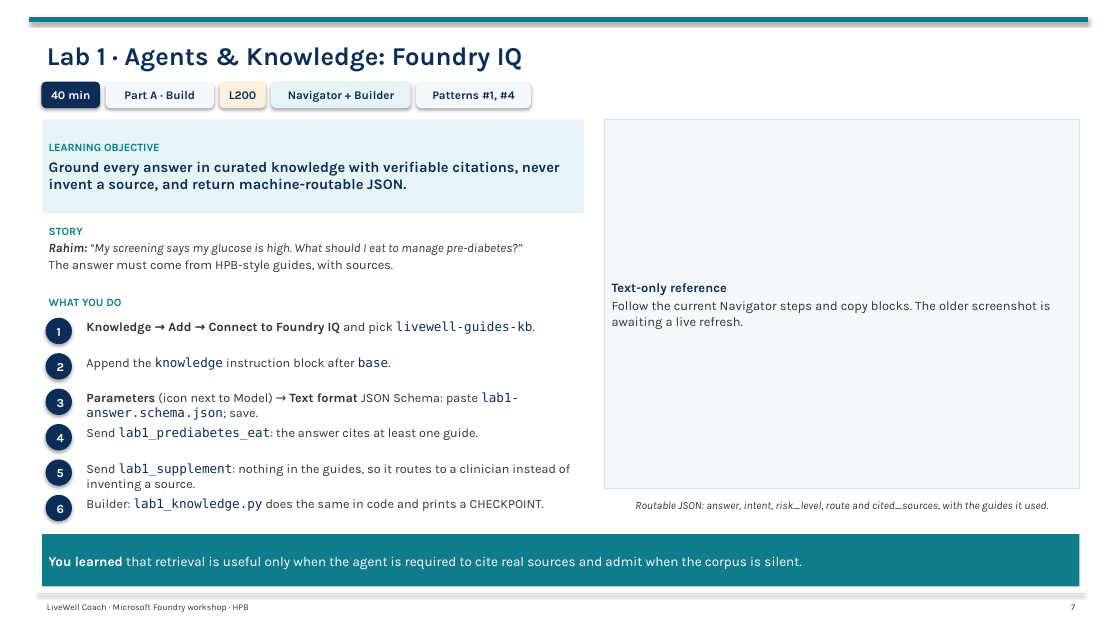
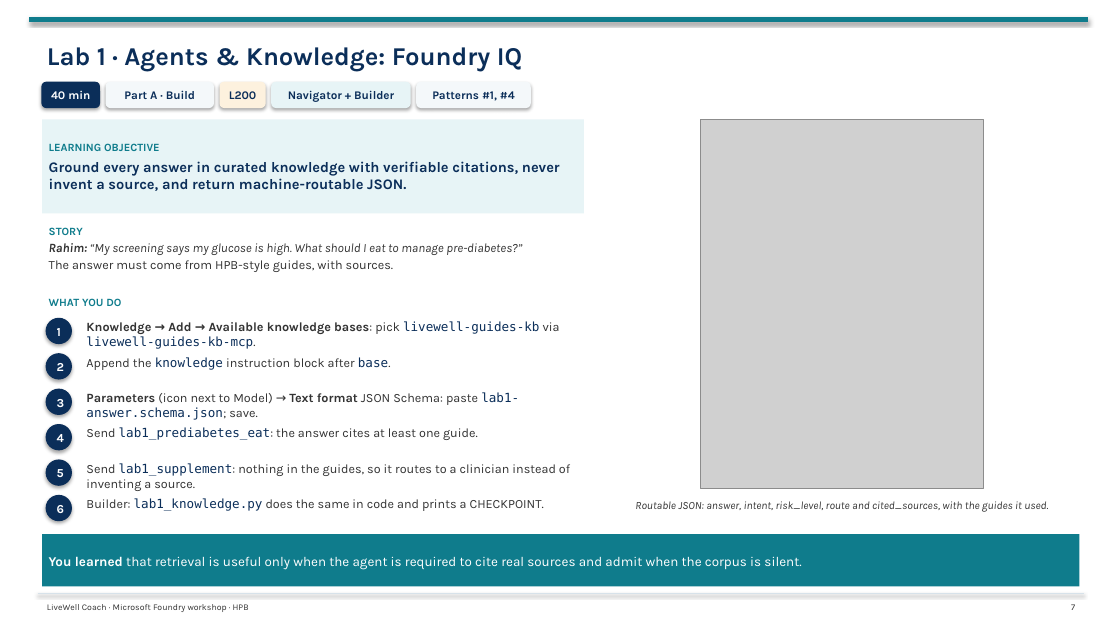
Before and after one commit to tonirex/hpb-foundry-workshop, a slide deck: slide 7 of deck/LiveWell-Lab-Flow.pptx. Drawn at 1120x630 pixels with LibreOffice and Linux fonts; fonts in the diff are those of the drawing; grey boxes stand for pictures. Boxes give left, top, right and bottom in pixels: in the first picture for what was removed or moved away, otherwise in the second. Text is boxed around its words. In the diff, an @@ line names an element or a change of style, - is before the commit and + after.

```diff
--- a/deck/LiveWell-Lab-Flow.pptx
+++ b/deck/LiveWell-Lab-Flow.pptx
@@ rectangle removed at [605, 119, 1080, 489] @@
-Text-only reference
-Follow the current Navigator steps and copy blocks. The older screenshot is awaiting a live refresh.
@@ picture added at [701, 119, 983, 489] @@
@@ text at [86, 321, 560, 349]: text changed; bold off @@
-Knowledge → Add → Connect to Foundry IQ and pick livewell-guides-kb.
+Knowledge → Add → Available knowledge bases: pick livewell-guides-kb via livewell-guides-kb-mcp.
```
Also in this commit, not shown: 5 other slides changed, 23 other files.
